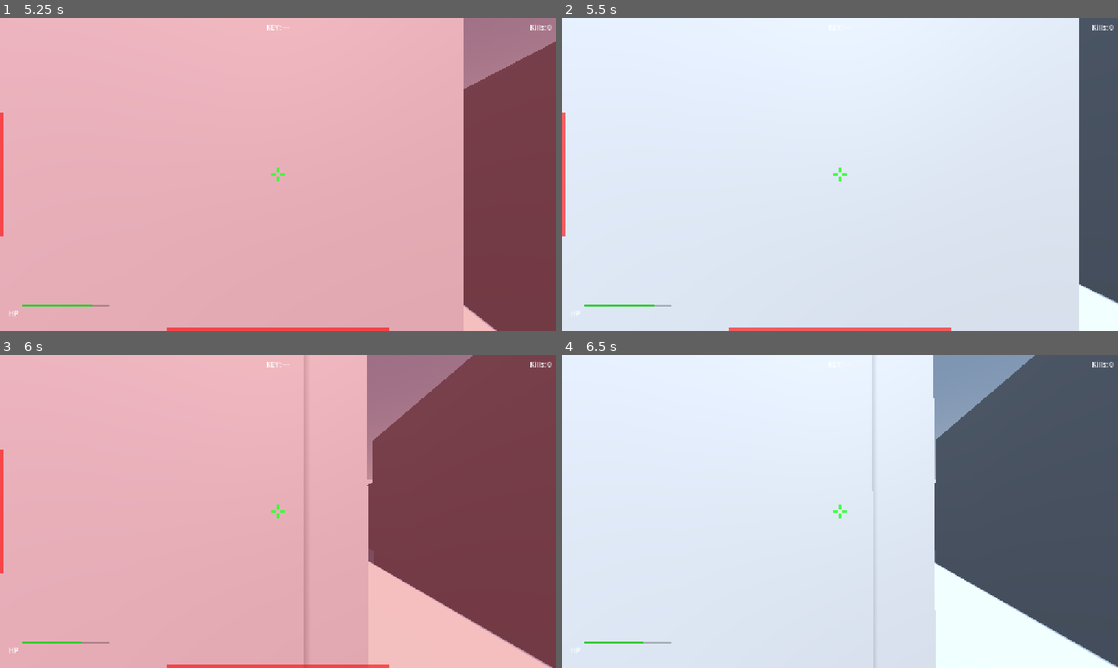
Above: before the commit, frames 1-4 (two rows, left to right).
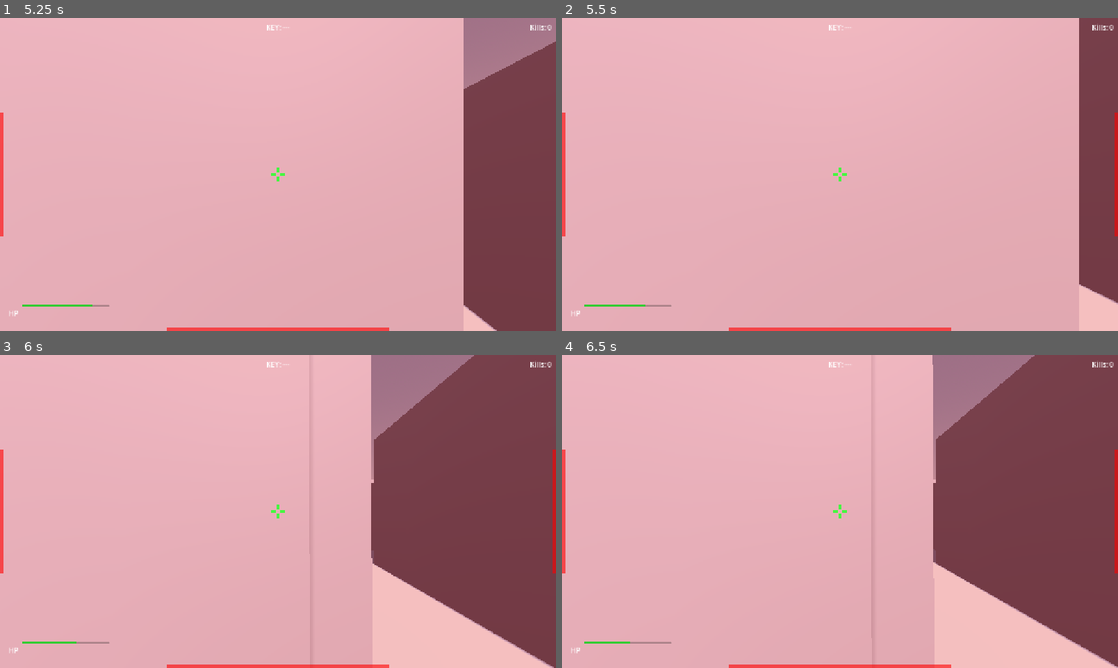
Above: after the commit, the same moments.

Repository: yarlson/hollows
Game: Godot game, scene res://scenes/levels/labyrinth.tscn
The game is run twice, just before and just after one commit, with the same random seed, the same clock (stepped at 60 frames per second) and the same inputs.
Inputs (mouse positions are in pixels of both pictures, inside the frame that each line leads up to):
- Up to frame 1 (5.25 s): tap Enter at 0.5 s; move the mouse to (272, 180) at 0.52 s; press the mouse at (272, 180) at 0.53 s; hold W (move_forward) 0.53-2.78 s; tap Space (jump) at 0.77, 1.52, 3.02, 3.77, 4.52 s; move the mouse to (316, 177) at 1.27 s; release the mouse at (316, 177) at 1.28 s; click (316, 177) at 1.35 s; move the mouse to (233, 171) at 2.02 s; press the mouse at (233, 171) at 2.03 s; move the mouse to (283, 174) at 2.77 s; release the mouse at (283, 174) at 2.78 s; hold A (move_left) 2.78-3.53 s; click (283, 174) at 2.85 s; move the mouse to (255, 168) at 3.52 s; press the mouse at (255, 168) at 3.53 s; hold W (move_forward) from 3.53 s (still down); move the mouse to (305, 174) at 4.27 s; release the mouse at (305, 174) at 4.28 s; click (305, 174) at 4.35 s; move the mouse to (250, 174) at 5.02 s; press the mouse at (250, 174) at 5.03 s
- Up to frame 2 (5.5 s): keep holding W (move_forward)
- Up to frame 3 (6 s): move the mouse to (289, 505) at 5.77 s; release W (move_forward) at 5.78 s; release the mouse at (289, 505) at 5.78 s; hold D (move_right) from 5.78 s (still down); click (289, 505) at 5.85 s
- Up to frame 4 (6.5 s): keep holding D (move_right); tap Space (jump) at 6.02 s

Frame 1 is identical in both runs. In frame 2, 99% of the frame differs, in the area x 0-100%, y 0-100%; in frame 3, 1.1%; in frame 4, 100%.

Commit message:
Add line-of-sight check to enemy AI so enemies no longer detect through walls, making the labyrinth structure tactically meaningful by requiring unobstructed visibility for detection and adding a configurable memory duration before enemies lose interest after the player breaks line of sight

Diff:
--- a/scenes/enemies/enemy.gd
+++ b/scenes/enemies/enemy.gd
@@ -16,10 +16,12 @@
 @export var telegraph_duration: float = 0.3
 @export var lunge_speed: float = 8.0
 @export var normal_color: Color = Color(0.4, 0.0, 0.0)
+@export var los_memory_duration: float = 3.0
 
 var _health: int = 30
 var _state: State = State.IDLE
 var _stagger_time: float = 0.0
+var _time_since_last_seen: float = 0.0
 var _target: Node3D = null
 var _gravity: float = ProjectSettings.get_setting("physics/3d/default_gravity")
 
@@ -99,19 +101,26 @@
 			return
 
 	var dist := _flat_distance_to(_target)
+	var can_see := dist < detection_range and _has_line_of_sight()
 
 	match _state:
 		State.IDLE:
-			if dist < detection_range:
+			if can_see:
+				_time_since_last_seen = 0.0
 				_state = State.CHASE
 		State.CHASE:
+			if can_see:
+				_time_since_last_seen = 0.0
+			else:
+				_time_since_last_seen += get_physics_process_delta_time()
+				if _time_since_last_seen > los_memory_duration:
+					_target = null
+					_state = State.IDLE
+					return
 			if dist < attack_range:
 				_state = State.ATTACK
 				_begin_telegraph()
 				_attack_timer.start(attack_cooldown)
-			elif dist > detection_range:
-				_target = null
-				_state = State.IDLE
 		State.ATTACK:
 			if dist > attack_range * 1.5:
 				_telegraph_timer.stop()
@@ -146,6 +155,18 @@
 		)
 		. normalized()
 	)
+
+
+func _has_line_of_sight() -> bool:
+	if not _target_is_alive():
+		return false
+	var space_state := get_world_3d().direct_space_state
+	var from := global_position + Vector3.UP * 1.0
+	var to := _target.global_position + Vector3.UP * 1.0
+	var query := PhysicsRayQueryParameters3D.create(from, to, 1)
+	query.exclude = [get_rid()]
+	var result := space_state.intersect_ray(query)
+	return result.is_empty()
 
 
 func _begin_telegraph() -> void:
